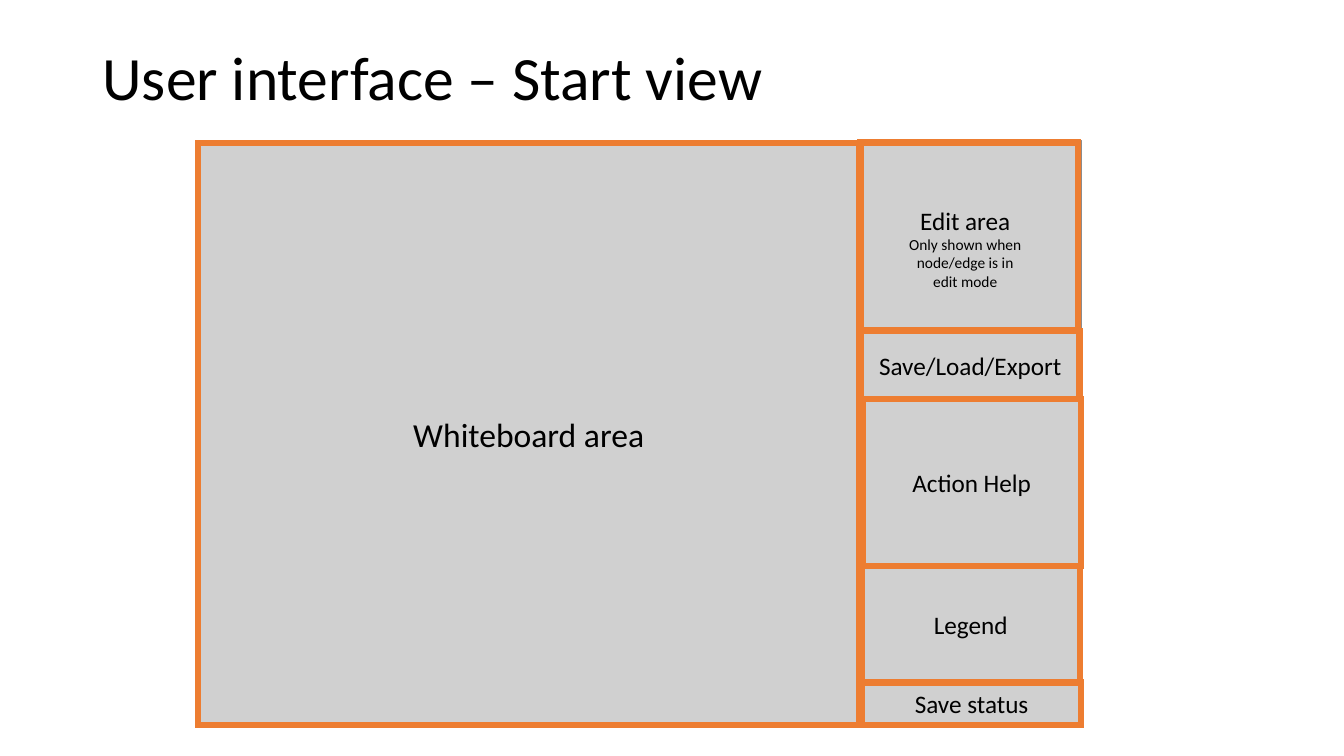
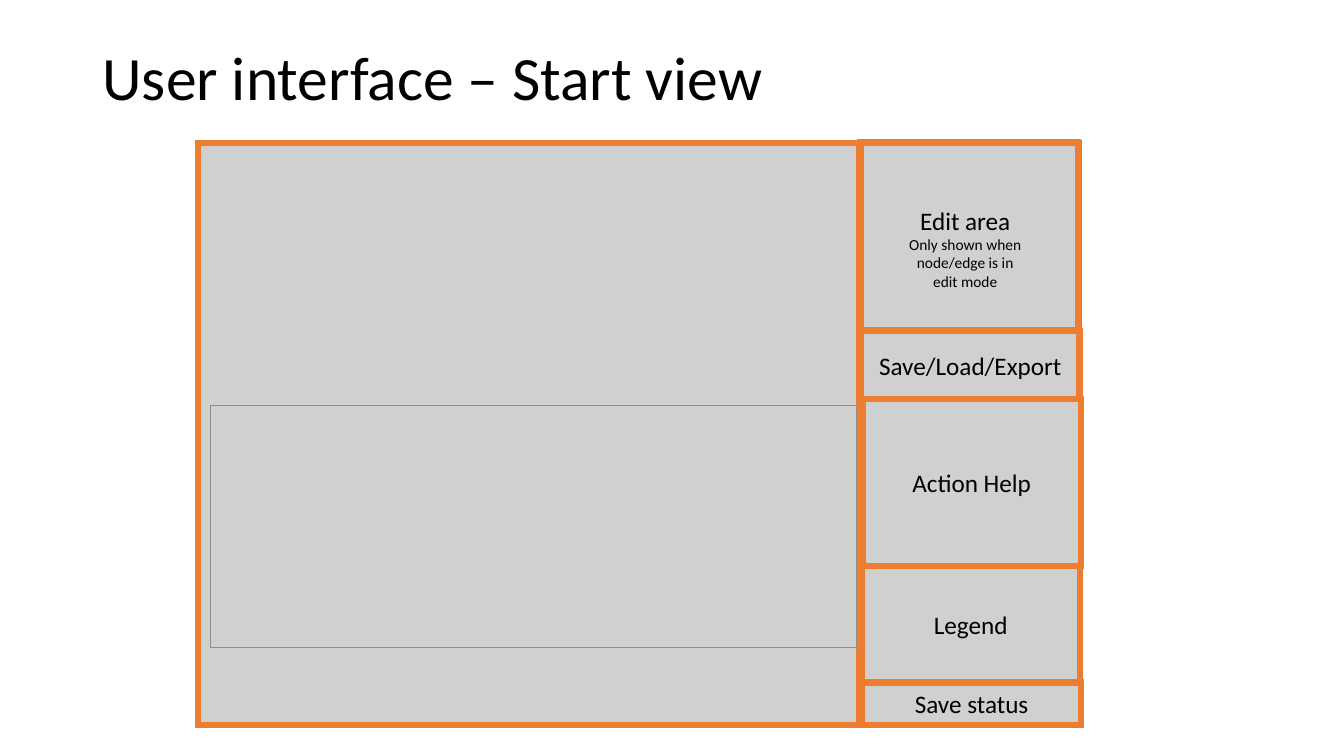
Before and after one commit to phuse-org/LinkedDataWorkshop, a slide deck: slide 3 of EUConnect18/doc/GraphEditor introduction.pptx. Drawn at 1344x756 pixels with LibreOffice and Linux fonts; fonts in the diff are those of the drawing; grey boxes stand for pictures. Boxes give left, top, right and bottom in pixels: in the first picture for what was removed or moved away, otherwise in the second. Text is boxed around its words. In the diff, an @@ line names an element or a change of style, - is before the commit and + after.

```diff
--- a/EUConnect18/doc/GraphEditor introduction.pptx
+++ b/EUConnect18/doc/GraphEditor introduction.pptx
@@ picture added at [211, 405, 857, 647] @@
@@ text in rectangle at [413, 423, 644, 448]: text removed @@
-Whiteboard area
```
Also in this commit, not shown: 7 other slides changed, 1 other file.
